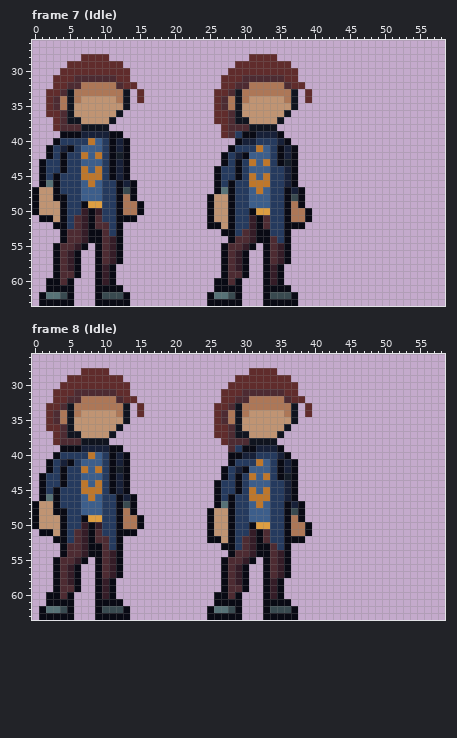
Pixel-art file, stored at ArcadePrototype/Assets/Art/MainCharacter/Apollo.aseprite. This is how it looked before the edit.
64x64 pixels, 38 frames. Shown: frame 7 (Idle): x 0..58, y 26..63; frame 8 (Idle): x 0..58, y 26..63. The commit also changed other frames, which this record leaves out.
The same view after the edit:
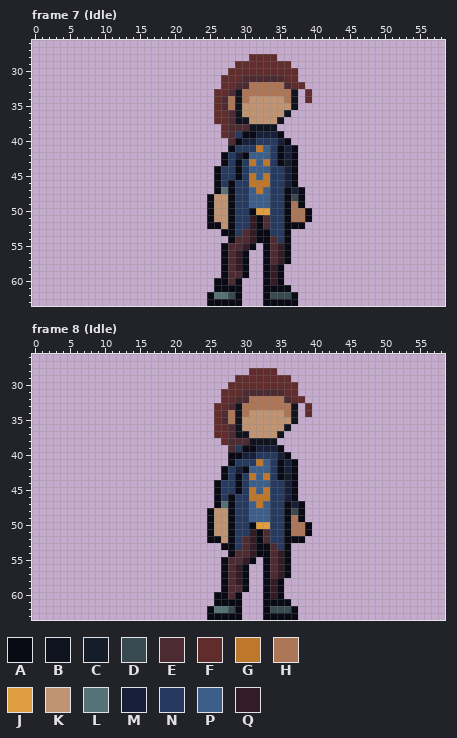
Palette (. is transparent): A #090a14  B #10141f  C #151d28  D #394a50  E #4d2b32  F #602c2c  G #be772b  H #ad7757  J #de9e41  K #c09473  L #577277  M #172038  N #253a5e  P #3c5e8b  Q #341c27
The exact change:
layer "Ref" now hidden
Changed rows in their new state; - is an unchanged pixel.
Frame 7 (Idle):
first column x 0:
28 -------....------------------
29 -----........----------------
30 ----..........---------------
31 ---...........---------------
32 ---............--------------
33 --............-.-------------
34 --............-.-------------
35 --............---------------
36 --...........----------------
37 ---.........-----------------
38 ---........------------------
39 ----.........----------------
40 ---...........--------------E
41 --............---------------
42 --............---------------
43 -.............---------------
44 -.............---------------
45 -.............---------------
46 -..............--------------
47 ...............--------------
48 ...............--------------
49 ................-------------
50 ................-------------
51 -..............--------------
52 ---..........----------------
53 ----.........----------------
54 ----.........----------------
55 ---.....-....----------------
56 ---....--....----------------
57 ---....--....----------------
58 ---....--...-----------------
59 ---....--...-----------------
60 --....---...-----------------
61 --....---....----------------
62 -.....---.....---------------
63 -.....---.....---------------
Frame 8 (Idle):
first column x 0:
28 -------....-----
29 -----........---
30 ----..........--
31 ---...........--
32 ---............-
33 --............-.
34 --............-.
35 --............--
36 --...........---
37 ---.........----
38 ---........-----
39 ----.........---
40 ---...........--
41 --............--
42 --............--
43 -.............--
44 -.............--
45 -.............--
46 -..............-
47 ...............-
48 ...............-
49 ................
50 ................
51 -..............-
52 ---..........---
53 ----.........---
54 ----.........---
55 ---.....-....---
56 ---....--....---
57 ---....--....---
58 ---....--...----
59 ---....--...----
60 --....---...----
61 --....---....---
62 -.....---.....--
63 -.....---.....--
